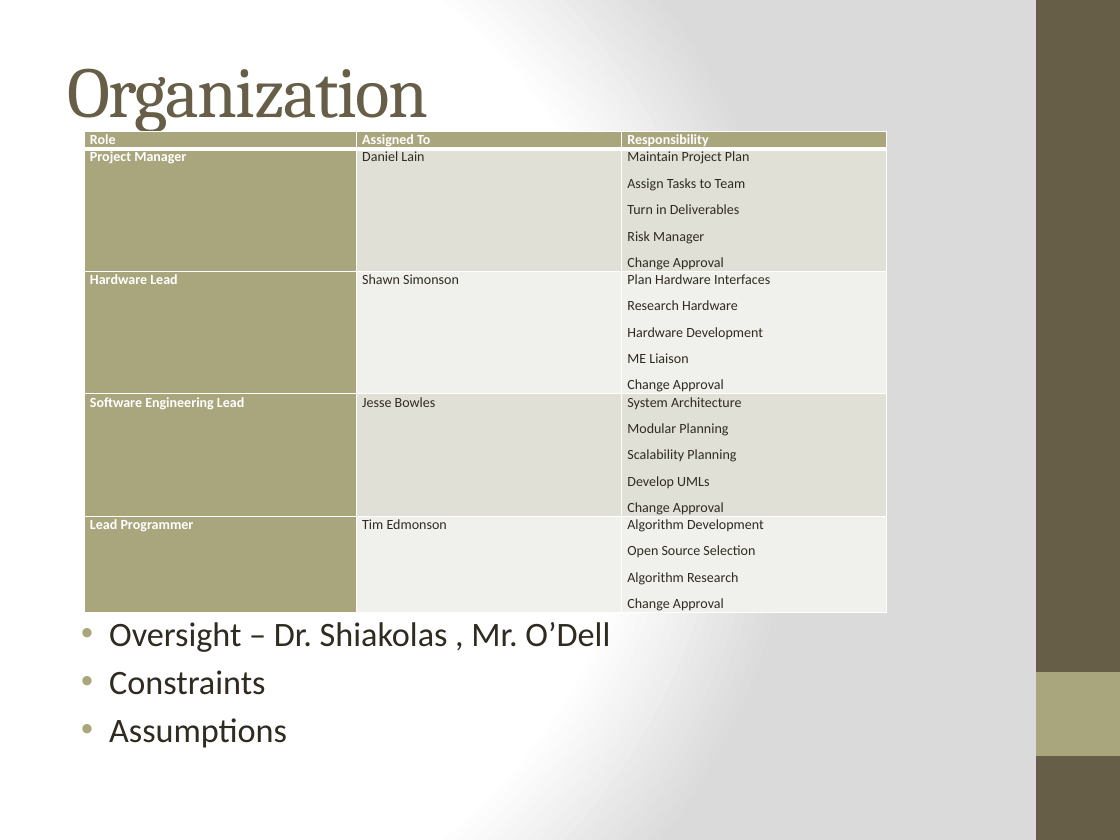
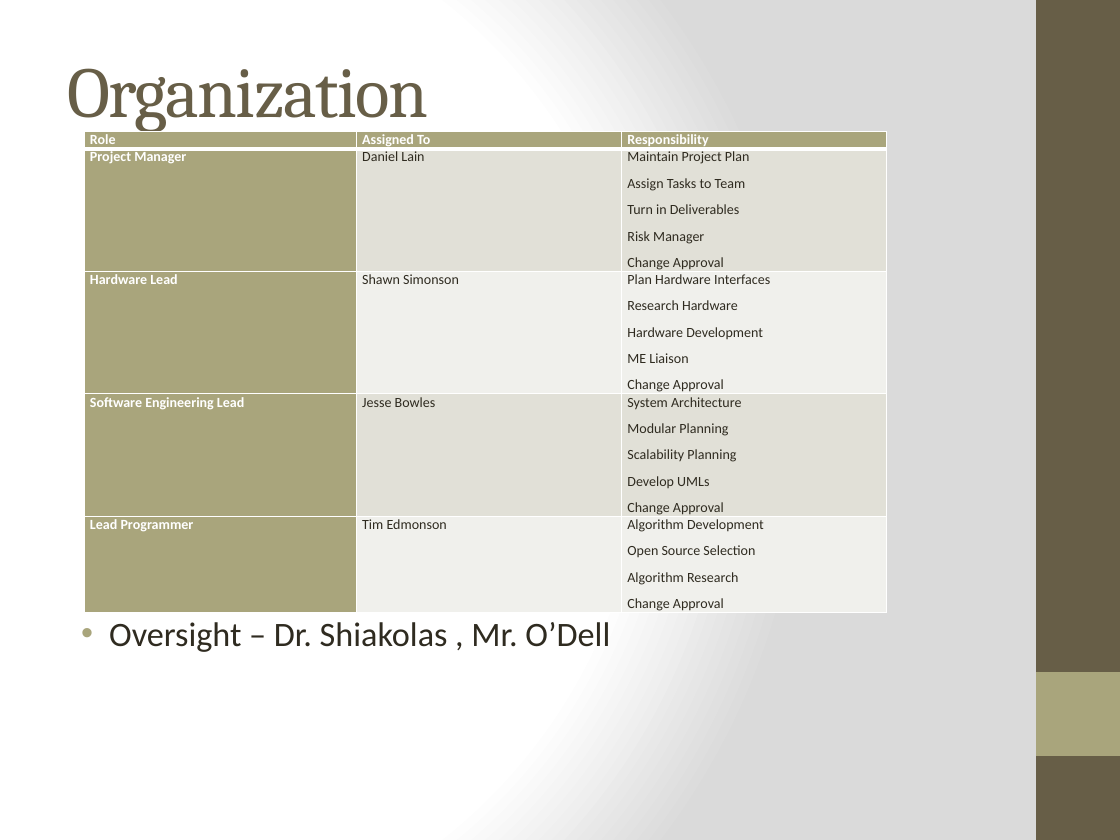
Before and after one commit to qpHalcy0n/SRDesign, a slide deck: slide 2 of Final Presentation/Ink3d Final Presentation.pptx. Drawn at 1120x840 pixels with LibreOffice and Linux fonts; fonts in the diff are those of the drawing. Boxes give left, top, right and bottom in pixels: in the first picture for what was removed or moved away, otherwise in the second. Text is boxed around its words. In the diff, an @@ line names an element or a change of style, - is before the commit and + after.

```diff
--- a/Final Presentation/Ink3d Final Presentation.pptx
+++ b/Final Presentation/Ink3d Final Presentation.pptx
@@ text at [109, 670, 287, 748]: paragraphs removed @@
-• Constraints
-• Assumptions
```
Also in this commit, not shown: 3 other slides changed, 1 slide added, 7 slides removed, 1 other file.
